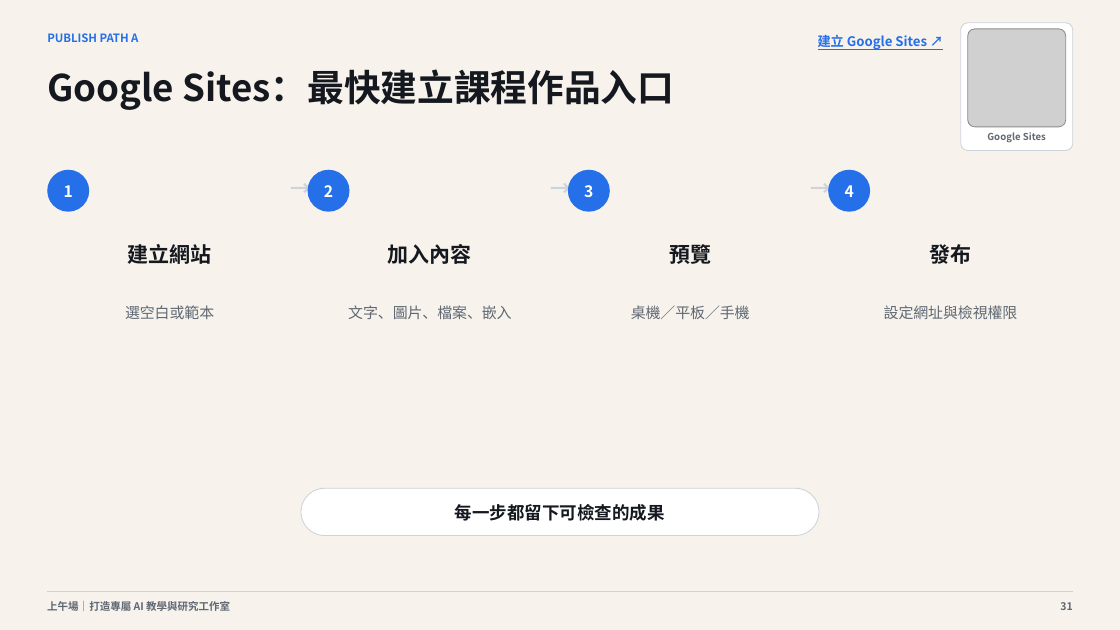
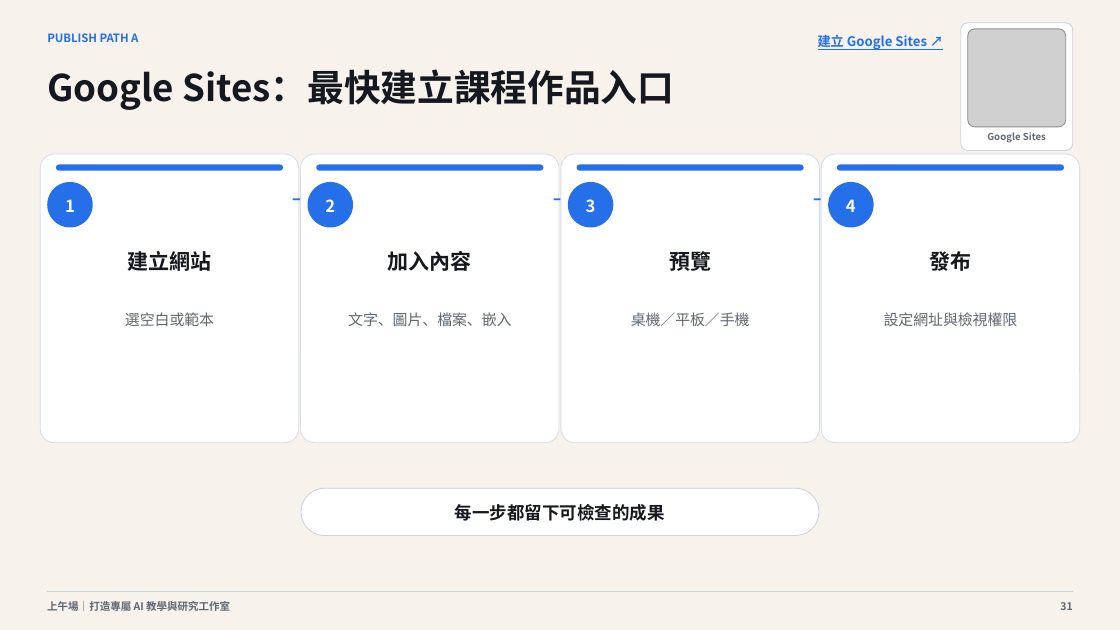
Before and after one commit to cagoooo/ncu-ai-agent-workshop-20260826, a slide deck: slide 31 of 01_簡報/上午場_打造專屬AI教學與研究工作室_20260826.pptx. Drawn at 1120x630 pixels with LibreOffice and Linux fonts; fonts in the diff are those of the drawing; grey boxes stand for pictures. Boxes give left, top, right and bottom in pixels: in the first picture for what was removed or moved away, otherwise in the second. Text is boxed around its words. In the diff, an @@ line names an element or a change of style, - is before the commit and + after.

```diff
--- a/01_簡報/上午場_打造專屬AI教學與研究工作室_20260826.pptx
+++ b/01_簡報/上午場_打造專屬AI教學與研究工作室_20260826.pptx
@@ rounded rectangle added at [40, 154, 299, 443], fill #FFFFFF, outline #D7DEE7 0.75 pt @@
@@ rounded rectangle added at [56, 165, 283, 171], fill #256FE8 @@
@@ rounded rectangle added at [301, 154, 560, 443], fill #FFFFFF, outline #D7DEE7 0.75 pt @@
@@ rounded rectangle added at [317, 165, 544, 171], fill #256FE8 @@
@@ rounded rectangle added at [561, 154, 820, 443], fill #FFFFFF, outline #D7DEE7 0.75 pt @@
@@ rounded rectangle added at [576, 165, 803, 171], fill #256FE8 @@
@@ rounded rectangle added at [822, 154, 1081, 443], fill #FFFFFF, outline #D7DEE7 0.75 pt @@
@@ rounded rectangle added at [837, 165, 1064, 171], fill #256FE8 @@
@@ ellipse "1": place and size @@
-ellipse "1" at [47, 170, 89, 212]
+ellipse "1" at [47, 182, 92, 228]
@@ text "→": place and size @@
-text "→" at [290, 173, 311, 215]
+text "→" at [292, 187, 310, 224]
@@ ellipse "2": place and size @@
-ellipse "2" at [308, 170, 350, 212]
+ellipse "2" at [308, 182, 353, 228]
@@ size 18.1 to 15.1 pt, text colour #CDD3DB to #256FE8 in 3 elements at [813, 187, 831, 224], [292, 187, 310, 224], [553, 187, 571, 224] @@
@@ text "→": place and size @@
-text "→" at [550, 173, 571, 215]
+text "→" at [553, 187, 571, 224]
@@ size 13.5 to 14.2 pt in 4 elements at [828, 182, 874, 228], [47, 182, 92, 228], [308, 182, 353, 228], [568, 182, 613, 228] @@
@@ ellipse "3": place and size @@
-ellipse "3" at [568, 170, 610, 212]
+ellipse "3" at [568, 182, 613, 228]
@@ text "→": place and size @@
-text "→" at [811, 173, 832, 215]
+text "→" at [813, 187, 831, 224]
@@ ellipse "4": place and size @@
-ellipse "4" at [828, 170, 870, 212]
+ellipse "4" at [828, 182, 874, 228]
@@ 4 texts: place and size @@
-4 texts at [128, 241, 971, 267]
+4 texts at [128, 248, 971, 274]
@@ text "選空白或範本": place and size @@
-text "選空白或範本" at [125, 305, 214, 319]
+text "選空白或範本" at [125, 312, 214, 326]
@@ text "文字、圖片、檔案、嵌入": place and size @@
-text "文字、圖片、檔案、嵌入" at [348, 305, 511, 319]
+text "文字、圖片、檔案、嵌入" at [348, 312, 511, 326]
@@ text "桌機／平板／手機": place and size @@
-text "桌機／平板／手機" at [631, 305, 750, 319]
+text "桌機／平板／手機" at [631, 312, 750, 326]
@@ text "設定網址與檢視權限": place and size @@
-text "設定網址與檢視權限" at [884, 305, 1018, 319]
+text "設定網址與檢視權限" at [884, 312, 1018, 326]
```
Also in this commit, not shown: 6 other slides changed, 4 other files.
